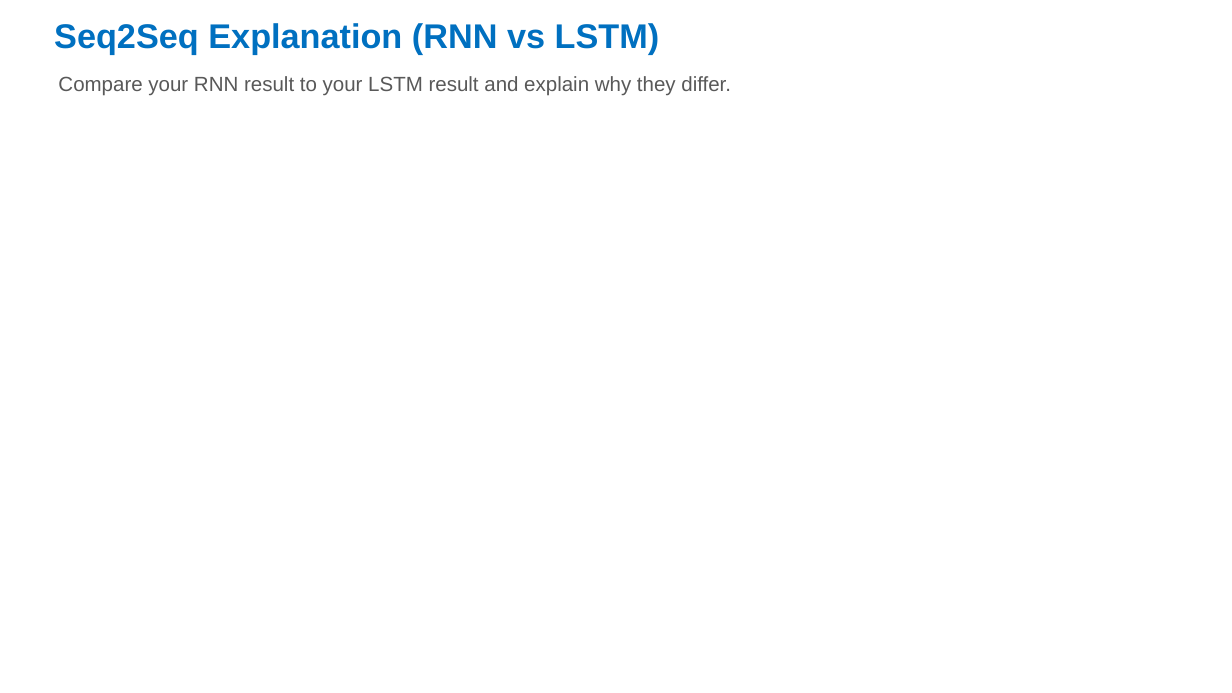
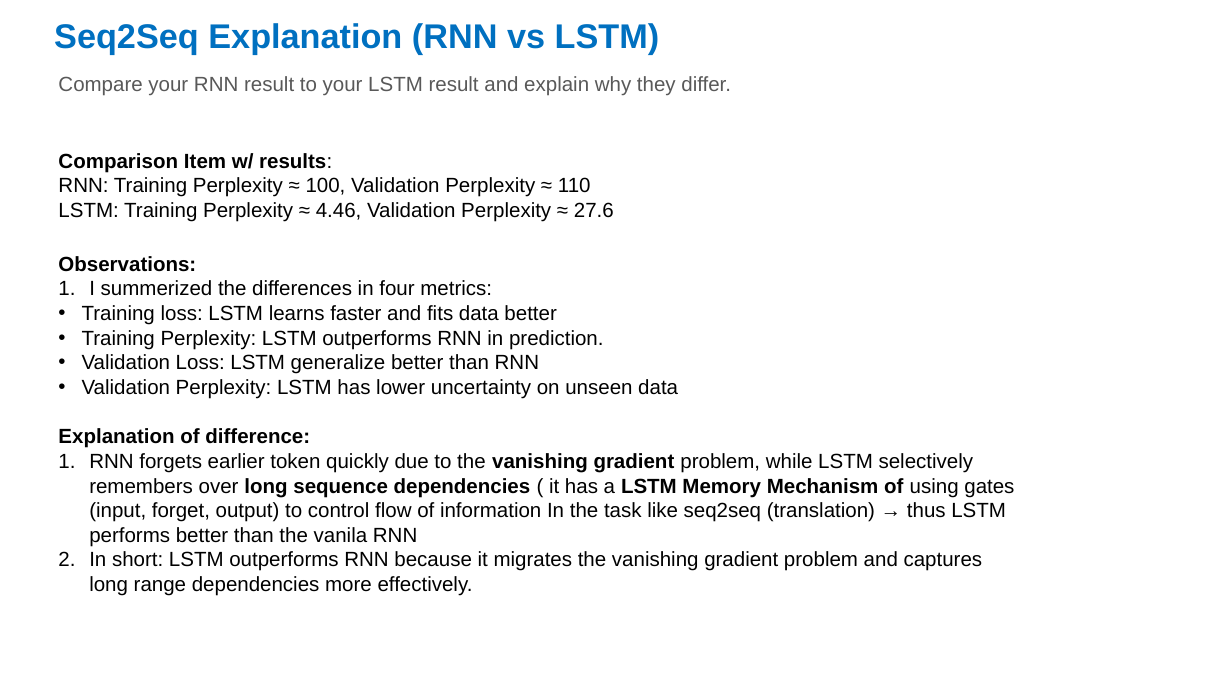
Before and after one commit to winniethebear424/DL, a slide deck: slide 3 of assignment3-nlp-template.pptx. Drawn at 1232x693 pixels with LibreOffice and Linux fonts; fonts in the diff are those of the drawing. Boxes give left, top, right and bottom in pixels: in the first picture for what was removed or moved away, otherwise in the second. Text is boxed around its words. In the diff, an @@ line names an element or a change of style, - is before the commit and + after.

```diff
--- a/assignment3-nlp-template.pptx
+++ b/assignment3-nlp-template.pptx
@@ text added at (58, 153, 614, 222), 12 pt, text #000000 @@
+Comparison Item w/ results:
+RNN: Training Perplexity ≈ 100, Validation Perplexity ≈ 110
+LSTM: Training Perplexity ≈ 4.46, Validation Perplexity ≈ 27.6
@@ text added at (58, 256, 1014, 596), 12 pt, text #000000 @@
+Observations:
+1. I summerized the differences in four metrics:
+• Training loss: LSTM learns faster and fits data better
+• Training Perplexity: LSTM outperforms RNN in prediction.
+• Validation Loss: LSTM generalize better than RNN
+• Validation Perplexity: LSTM has lower uncertainty on unseen data
+Explanation of difference:
+1. RNN forgets earlier token quickly due to the vanishing gradient problem, while LSTM selectively remembers over long sequence dependencies ( it has a LSTM Memory Mechanism of using gates (input, forget, output) to control flow of information In the task like seq2seq (translation) → thus LSTM performs better than the vanila RNN
+2. In short: LSTM outperforms RNN because it migrates the vanishing gradient problem and captures long range dependencies more effectively.
```
Also in this commit, not shown: 8 other slides changed, 9 other files.
